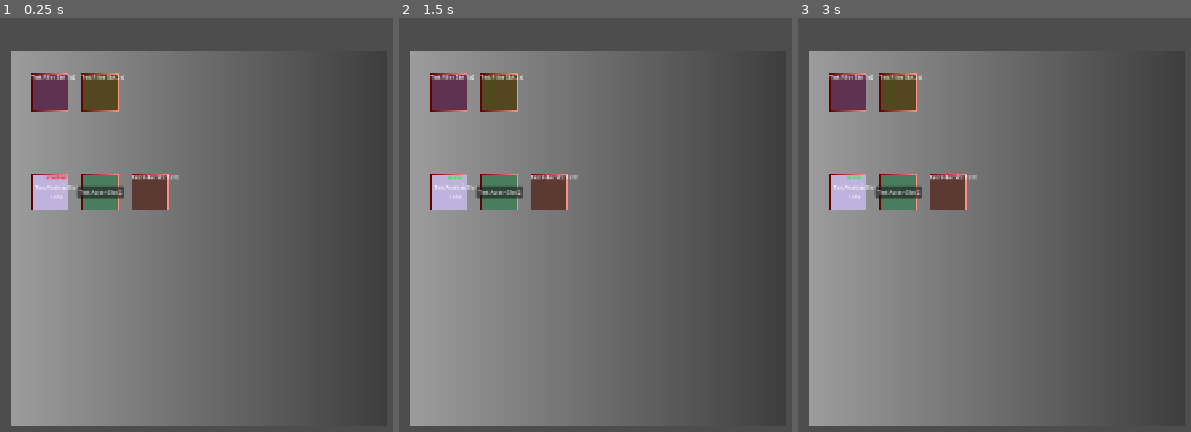
Above: before the commit, frames 1-3 (left to right).
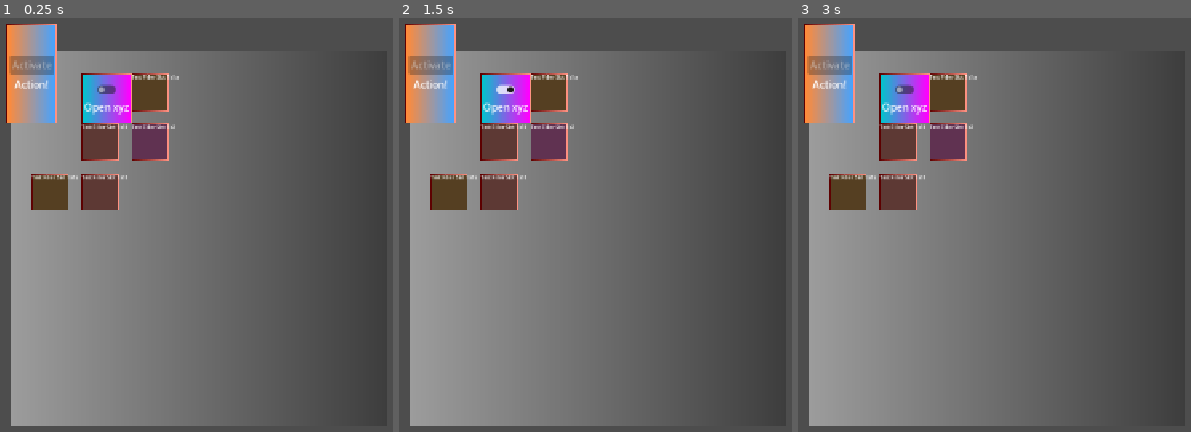
Above: after the commit, the same moments.

Repository: MisterIXI/godot-wildjam-98
Game: Godot game, scene res://scenes/ship_spawner/test_ship_spawner.tscn
Same seed, same stepped clock (60 frames per second), same inputs: the game is played once before the commit and once after it. This scene is started directly instead of the project's main scene.
Inputs (mouse positions are in pixels of both pictures, inside the frame that each line leads up to):
- Up to frame 1 (0.25 s): no input
- Up to frame 2 (1.5 s): click (501, 191) at 0.5 s, where only the run before the commit has a clickable "Test Action Slot 2"; click (505, 88) at 1.27 s
- Up to frame 3 (3 s): click (900, 191) at 2 s, where only the run before the commit has a clickable "Test Action Slot 2"; click (904, 88) at 2.77 s

The runs differ from the first frame. In frame 1, 9.8% of the frame differs, in the area x 1-46%, y 1-47%; in frame 2, 9.8%; in frame 3, 9.8%.

Commit message:
example modules, partly working

Diff:
--- /dev/null
+++ b/space-ship-support/resources/locked_action_module.tres
@@ -0,0 +1,11 @@
+[gd_resource type="Resource" script_class="ModuleData" format=3 uid="uid://b2u1n5hlthydp"]
+
+[ext_resource type="Script" uid="uid://bouy1x6lj0101" path="res://scenes/ship_spawner/module_data.gd" id="1_cb8ca"]
+
+[resource]
+script = ExtResource("1_cb8ca")
+target_scene_path = "uid://dmn2w6p4x5lfp"
+required_relative_positions = Array[Vector2i]([Vector2i(0, 0), Vector2i(0, 1)])
+module_type = 2
+module_name = "Locked Action Module"
+metadata/_custom_type_script = "uid://bouy1x6lj0101"
--- /dev/null
+++ b/space-ship-support/resources/puzzle1.tres
@@ -0,0 +1,14 @@
+[gd_resource type="Resource" script_class="PuzzleConfigData" format=3 uid="uid://bo1m5stq58h8u"]
+
+[ext_resource type="Script" uid="uid://bouy1x6lj0101" path="res://scenes/ship_spawner/module_data.gd" id="1_0x3ro"]
+[ext_resource type="Resource" uid="uid://b2u1n5hlthydp" path="res://resources/locked_action_module.tres" id="2_e6au4"]
+[ext_resource type="Script" uid="uid://bqflxpuoyu2uc" path="res://scenes/ship_spawner/puzzle_config_data.gd" id="2_m7ls3"]
+[ext_resource type="Resource" uid="uid://xlhpmbnmqc7c" path="res://resources/remote_control_module.tres" id="3_4d5uu"]
+
+[resource]
+script = ExtResource("2_m7ls3")
+relative_module_positions = Dictionary[ExtResource("1_0x3ro"), Vector2i]({
+ExtResource("2_e6au4"): Vector2i(0, 0),
+ExtResource("3_4d5uu"): Vector2i(1, 0)
+})
+metadata/_custom_type_script = "uid://bqflxpuoyu2uc"
--- /dev/null
+++ b/space-ship-support/resources/remote_control_module.tres
@@ -0,0 +1,10 @@
+[gd_resource type="Resource" script_class="ModuleData" format=3 uid="uid://xlhpmbnmqc7c"]
+
+[ext_resource type="Script" uid="uid://bouy1x6lj0101" path="res://scenes/ship_spawner/module_data.gd" id="1_eue8d"]
+
+[resource]
+script = ExtResource("1_eue8d")
+target_scene_path = "uid://c7jgcnbalm625"
+module_type = 2
+module_name = "Remote Control Module"
+metadata/_custom_type_script = "uid://bouy1x6lj0101"
--- a/space-ship-support/scenes/ship_spawner/demo_module.gd
+++ b/space-ship-support/scenes/modules/demo_module.gd
@@ -1,5 +1,6 @@
 class_name DemoModule
 extends ShipModule
+## All in one module for demo purposes
 
 @export var debug_color_tr: TextureRect
 @export var background_tr: TextureRect
@@ -7,10 +8,11 @@
 @export var debug_solve_label: RichTextLabel
 @export var demo_button: Button
 
-
 func _ready() -> void:
 	pass
 
+# override from ShipModule.init_from_resource()
+# mainly used to setup the demo showcase
 func init_from_resource(module_slot: ModuleData, module_position_new: Vector2i) -> void:
 	super(module_slot, module_position_new)
 	name = name.replace("Demo", module_slot.module_name)
@@ -44,5 +46,5 @@
 	debug_solve_label.text = "[color=green]solved[/color]" if is_solved else "[color=red]unsolved[/color]"
 
 func _on_demo_button_pressed() -> void:
-	for pslot: ShipModule in puzzle_slots.values():
+	for pslot: ShipModule in linked_puzzle_slots.values():
 		(pslot as DemoModule).update_state(true)
--- a/space-ship-support/scenes/ship_spawner/demo_module.tscn
+++ b/space-ship-support/scenes/modules/demo_module.tscn
@@ -1,12 +1,12 @@
 [gd_scene format=3 uid="uid://dh6alm6cguons"]
 
-[ext_resource type="Script" uid="uid://b2shwbquiio1o" path="res://scenes/ship_spawner/demo_module.gd" id="1_1igpg"]
+[ext_resource type="Script" uid="uid://b2shwbquiio1o" path="res://scenes/modules/demo_module.gd" id="1_dsdva"]
 
-[sub_resource type="Gradient" id="Gradient_d0aqk"]
+[sub_resource type="Gradient" id="Gradient_dsdva"]
 colors = PackedColorArray(0.36155424, 3.218744e-07, 1.2032687e-07, 1, 1, 0.5710682, 0.50889325, 1)
 
 [sub_resource type="GradientTexture2D" id="GradientTexture2D_1igpg"]
-gradient = SubResource("Gradient_d0aqk")
+gradient = SubResource("Gradient_dsdva")
 width = 60
 height = 60
 
@@ -25,7 +25,7 @@
 anchors_preset = 0
 offset_right = 60.0
 offset_bottom = 60.0
-script = ExtResource("1_1igpg")
+script = ExtResource("1_dsdva")
 debug_color_tr = NodePath("ColorTR")
 background_tr = NodePath("BackgroundTR")
 debug_label = NodePath("Control/VBoxContainer/DebugLabel")
@@ -41,7 +41,6 @@
 grow_vertical = 2
 texture = SubResource("GradientTexture2D_1igpg")
 expand_mode = 1
-stretch_mode = 1
 
 [node name="ColorTR" type="TextureRect" parent="." unique_id=281110636]
 layout_mode = 1
--- /dev/null
+++ b/space-ship-support/scenes/modules/locked_action_module.gd
@@ -0,0 +1,7 @@
+class_name LockedActionModule
+extends ShipModule
+
+@export var button: Button
+
+func toggle_lock(toggled: bool) -> void:
+	button.disabled = !toggled
--- /dev/null
+++ b/space-ship-support/scenes/modules/locked_action_module1x2.tscn
@@ -0,0 +1,78 @@
+[gd_scene format=3 uid="uid://dmn2w6p4x5lfp"]
+
+[ext_resource type="Script" uid="uid://c31wecxucr7to" path="res://scenes/modules/locked_action_module.gd" id="1_wtljm"]
+
+[sub_resource type="Gradient" id="Gradient_d0aqk"]
+colors = PackedColorArray(0.36155424, 3.218744e-07, 1.2032687e-07, 1, 1, 0.5710682, 0.50889325, 1)
+
+[sub_resource type="GradientTexture2D" id="GradientTexture2D_cqlc4"]
+gradient = SubResource("Gradient_d0aqk")
+width = 80
+height = 160
+
+[sub_resource type="Gradient" id="Gradient_tbj38"]
+resource_local_to_scene = true
+colors = PackedColorArray(0.9999996, 0.5422048, 0.22767588, 1, 0.27538705, 0.63770074, 1, 1)
+
+[sub_resource type="GradientTexture2D" id="GradientTexture2D_66fu8"]
+resource_local_to_scene = true
+gradient = SubResource("Gradient_tbj38")
+width = 76
+height = 156
+
+[node name="LockedActionModule1x2" type="Control" unique_id=513390589 node_paths=PackedStringArray("button")]
+layout_mode = 3
+anchors_preset = 15
+anchor_right = 1.0
+anchor_bottom = 1.0
+offset_right = -1200.0
+offset_bottom = -560.0
+grow_horizontal = 2
+grow_vertical = 2
+script = ExtResource("1_wtljm")
+button = NodePath("VBoxContainer/Button")
+
+[node name="BackgroundTR" type="TextureRect" parent="." unique_id=1093026655]
+layout_mode = 1
+anchors_preset = 15
+anchor_right = 1.0
+anchor_bottom = 1.0
+grow_horizontal = 2
+grow_vertical = 2
+texture = SubResource("GradientTexture2D_cqlc4")
+stretch_mode = 2
+
+[node name="ForegroundTexture" type="TextureRect" parent="." unique_id=1780823165]
+layout_mode = 1
+anchors_preset = 8
+anchor_left = 0.5
+anchor_top = 0.5
+anchor_right = 0.5
+anchor_bottom = 0.5
+offset_left = -28.0
+offset_top = -28.0
+offset_right = 28.0
+offset_bottom = 28.0
+grow_horizontal = 2
+grow_vertical = 2
+texture = SubResource("GradientTexture2D_66fu8")
+stretch_mode = 2
+
+[node name="VBoxContainer" type="VBoxContainer" parent="." unique_id=176310455]
+layout_mode = 1
+anchors_preset = 15
+anchor_right = 1.0
+anchor_bottom = 1.0
+grow_horizontal = 2
+grow_vertical = 2
+alignment = 1
+
+[node name="Button" type="Button" parent="VBoxContainer" unique_id=546665213]
+layout_mode = 2
+disabled = true
+text = "Activate"
+
+[node name="Label" type="Label" parent="VBoxContainer" unique_id=662004371]
+layout_mode = 2
+text = "Action!"
+horizontal_alignment = 1
--- /dev/null
+++ b/space-ship-support/scenes/modules/remote_control_module.gd
@@ -0,0 +1,23 @@
+class_name RemoteControlModule
+extends ShipModule
+
+@export var target_module_name: String
+var target_modules: Array[ShipModule]
+
+## called when all relevant data (module data, puzzle slots) is linked
+func _on_init_finished() -> void:
+
+	## searches the slots linked with the puzzle for the provided target_module_name
+	target_modules.assign(linked_puzzle_slots.values().filter(has_matching_name.bind(target_module_name)))
+
+func has_matching_name(module: ShipModule, target_name: String) -> bool:
+	return module.module_data.module_name == target_name
+
+
+func _on_check_button_toggled(toggled_on: bool) -> void:
+	for module: ShipModule in target_modules:
+		if module.has_method("toggle_lock"):
+			@warning_ignore("unsafe_method_access")
+			module.toggle_lock(toggled_on)
+		else:
+			push_warning("the target module for remote control (", module, ") does not have a function 'toggle_lock'")
--- /dev/null
+++ b/space-ship-support/scenes/modules/remote_control_module.tscn
@@ -0,0 +1,74 @@
+[gd_scene format=3 uid="uid://c7jgcnbalm625"]
+
+[ext_resource type="Script" uid="uid://dd11h8uw0xh2k" path="res://scenes/modules/remote_control_module.gd" id="1_swtyh"]
+
+[sub_resource type="Gradient" id="Gradient_swtyh"]
+colors = PackedColorArray(0.36155424, 3.218744e-07, 1.2032687e-07, 1, 1, 0.5710682, 0.50889325, 1)
+
+[sub_resource type="GradientTexture2D" id="GradientTexture2D_7ojht"]
+gradient = SubResource("Gradient_swtyh")
+width = 80
+height = 80
+
+[sub_resource type="Gradient" id="Gradient_8p6oo"]
+resource_local_to_scene = true
+colors = PackedColorArray(0, 0.7764706, 0.79607844, 1, 1, 0, 1, 1)
+
+[sub_resource type="GradientTexture2D" id="GradientTexture2D_31xfx"]
+resource_local_to_scene = true
+gradient = SubResource("Gradient_8p6oo")
+width = 76
+height = 76
+
+[node name="RemoteControlModule" type="Control" unique_id=1432464307]
+layout_mode = 3
+anchors_preset = 0
+offset_right = 80.0
+offset_bottom = 80.0
+script = ExtResource("1_swtyh")
+
+[node name="BackgroundTR" type="TextureRect" parent="." unique_id=510566462]
+layout_mode = 1
+anchors_preset = 15
+anchor_right = 1.0
+anchor_bottom = 1.0
+grow_horizontal = 2
+grow_vertical = 2
+texture = SubResource("GradientTexture2D_7ojht")
+stretch_mode = 2
+
+[node name="ForegroundTexture" type="TextureRect" parent="." unique_id=622733479]
+layout_mode = 1
+anchors_preset = 8
+anchor_left = 0.5
+anchor_top = 0.5
+anchor_right = 0.5
+anchor_bottom = 0.5
+offset_left = -28.0
+offset_top = -28.0
+offset_right = 28.0
+offset_bottom = 28.0
+grow_horizontal = 2
+grow_vertical = 2
+texture = SubResource("GradientTexture2D_31xfx")
+stretch_mode = 2
+
+[node name="VBoxContainer" type="VBoxContainer" parent="." unique_id=1798334398]
+layout_mode = 1
+anchors_preset = 15
+anchor_right = 1.0
+anchor_bottom = 1.0
+grow_horizontal = 2
+grow_vertical = 2
+alignment = 1
+
+[node name="CheckButton" type="CheckButton" parent="VBoxContainer" unique_id=1856716096]
+layout_mode = 2
+size_flags_horizontal = 4
+
+[node name="Label" type="Label" parent="VBoxContainer" unique_id=2003089921]
+layout_mode = 2
+text = "Open xyz"
+horizontal_alignment = 1
+
+[connection signal="toggled" from="VBoxContainer/CheckButton" to="." method="_on_check_button_toggled"]
--- /dev/null
+++ b/space-ship-support/scenes/modules/ship_module.gd
@@ -0,0 +1,20 @@
+class_name ShipModule
+extends Control
+
+var module_position: Vector2i
+var module_data: ModuleData
+var linked_puzzle_slots: Dictionary[Vector2i, ShipModule] = {}
+
+
+func init_from_resource(module_data_new: ModuleData, module_position_new: Vector2i) -> void:
+	module_position = module_position_new
+	module_data = module_data_new
+	#print("ship module init: ", module_slot.module_name)
+
+func link_puzzle_slots(puzzle_slots_new: Dictionary[Vector2i, ShipModule]) -> void:
+	linked_puzzle_slots = puzzle_slots_new
+	_on_init_finished()
+
+## called when all relevant data (module data, puzzle slots) is linked
+func _on_init_finished() -> void:
+	pass
--- a/space-ship-support/scenes/ship_spawner/ship_module.gd
+++ /dev/null
@@ -1,14 +0,0 @@
-class_name ShipModule
-extends Control
-
-var module_position: Vector2i
-
-var puzzle_slots: Dictionary[Vector2i, ShipModule] = {}
-
-func init_from_resource(_module_slot: ModuleData, module_position_new: Vector2i) -> void:
-	module_position = module_position_new
-	#print("ship module init: ", module_slot.module_name)
-	pass
-
-func link_puzzle_slots(puzzle_slots_new: Dictionary[Vector2i, ShipModule]) -> void:
-	puzzle_slots = puzzle_slots_new
--- a/space-ship-support/scenes/ship_spawner/ship_spawner.gd
+++ b/space-ship-support/scenes/ship_spawner/ship_spawner.gd
@@ -19,8 +19,8 @@
 @export var available_fillers: Array[ModuleData]
 
 func _ready() -> void:
-	assert(puzzle_configs.size() >= 2)
-	assert(available_fillers.size() >= 2)
+	assert(puzzle_configs.size() >= 1)
+	assert(available_fillers.size() >= 1)
 
 #region test ship spawn. may be deleted
 	# TODO: delete, this is just for testing
--- a/space-ship-support/scenes/ship_spawner/test_ship_spawner.tscn
+++ b/space-ship-support/scenes/ship_spawner/test_ship_spawner.tscn
@@ -2,14 +2,9 @@
 
 [ext_resource type="Script" uid="uid://dc3mh3v1d4l2x" path="res://scenes/ship_spawner/ship_spawner.gd" id="1_vvuxq"]
 [ext_resource type="Script" uid="uid://bqflxpuoyu2uc" path="res://scenes/ship_spawner/puzzle_config_data.gd" id="2_y7iji"]
-[ext_resource type="Resource" uid="uid://dfq8yc8l88amh" path="res://resources/testing/test_puzzle1.tres" id="3_11od8"]
-[ext_resource type="Resource" uid="uid://ei7bc2rqrhn0" path="res://resources/testing/test_puzzle2a.tres" id="4_dwqdy"]
+[ext_resource type="Resource" uid="uid://bo1m5stq58h8u" path="res://resources/puzzle1.tres" id="3_y7iji"]
 [ext_resource type="Resource" uid="uid://isxtfa6m1xiu" path="res://resources/testing/test_filler_slot_1.tres" id="5_11od8"]
-[ext_resource type="Resource" uid="uid://dgpoy3spq34m0" path="res://resources/testing/test_puzzle2b.tres" id="5_fpk62"]
-[ext_resource type="Resource" uid="uid://dag66omukpdk8" path="res://resources/testing/test_puzzle2c.tres" id="6_64f47"]
 [ext_resource type="Resource" uid="uid://g7rjmf1dghtf" path="res://resources/testing/test_filler_slot_2.tres" id="6_dwqdy"]
-[ext_resource type="Resource" uid="uid://dos6oggqf5m6t" path="res://resources/testing/test_puzzle2d.tres" id="7_pqunv"]
-[ext_resource type="Resource" uid="uid://bs3h2x3mgtils" path="res://resources/testing/test_puzzle3.tres" id="8_y7dr2"]
 [ext_resource type="Script" uid="uid://bouy1x6lj0101" path="res://scenes/ship_spawner/module_data.gd" id="9_pqunv"]
 [ext_resource type="Resource" uid="uid://nbatvi28pjdp" path="res://resources/testing/test_filler_slot_3_1x2.tres" id="12_y7dr2"]
 [ext_resource type="Resource" uid="uid://bqwudtff6ymlv" path="res://resources/testing/test_filler_slot_4_2x2.tres" id="13_v41k8"]
@@ -18,5 +13,5 @@
 layout_mode = 3
 anchors_preset = 0
 script = ExtResource("1_vvuxq")
-puzzle_configs = Array[ExtResource("2_y7iji")]([ExtResource("3_11od8"), ExtResource("4_dwqdy"), ExtResource("5_fpk62"), ExtResource("6_64f47"), ExtResource("7_pqunv"), ExtResource("8_y7dr2")])
+puzzle_configs = Array[ExtResource("2_y7iji")]([ExtResource("3_y7iji")])
 available_fillers = Array[ExtResource("9_pqunv")]([ExtResource("5_11od8"), ExtResource("6_dwqdy"), ExtResource("12_y7dr2"), ExtResource("13_v41k8")])
Binary file changed: space-ship-support/assets/locales.de.translation
Binary file changed: space-ship-support/assets/locales.en.translation
Renamed: space-ship-support/scenes/ship_spawner/demo_module.gd.uid -> space-ship-support/scenes/modules/demo_module.gd.uid
Not shown, added: space-ship-support/scenes/modules/locked_action_module.gd.uid
Not shown, added: space-ship-support/scenes/modules/remote_control_module.gd.uid
Renamed: space-ship-support/scenes/ship_spawner/ship_module.gd.uid -> space-ship-support/scenes/modules/ship_module.gd.uid
